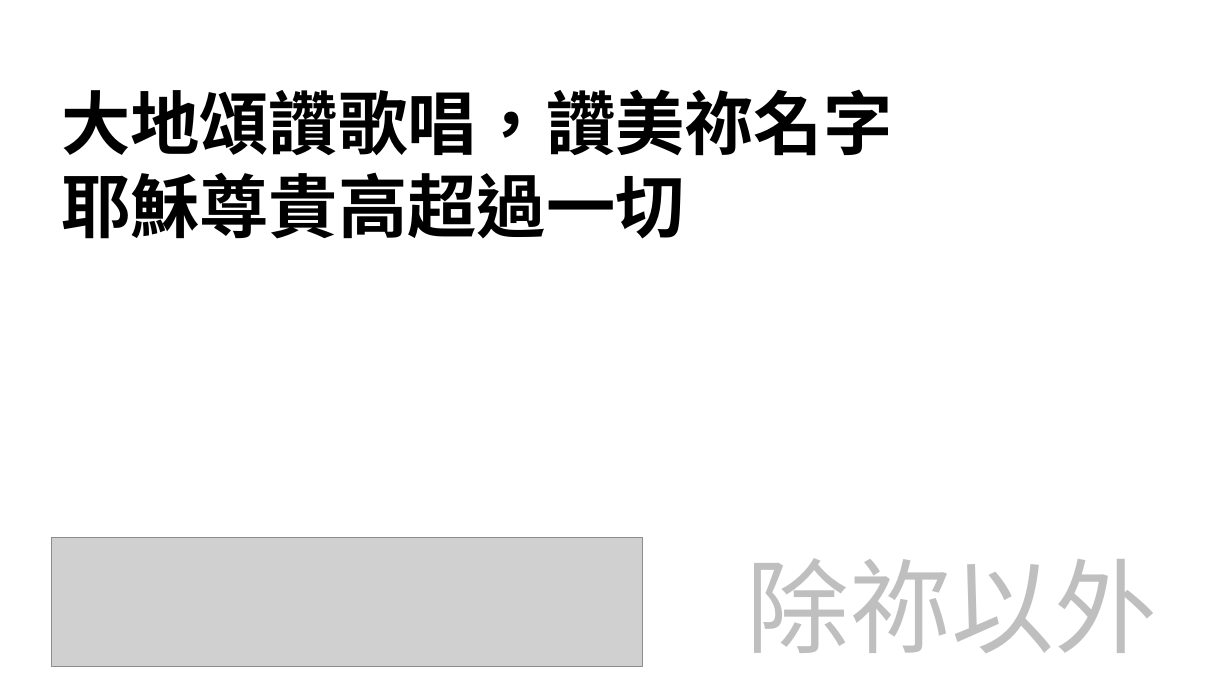
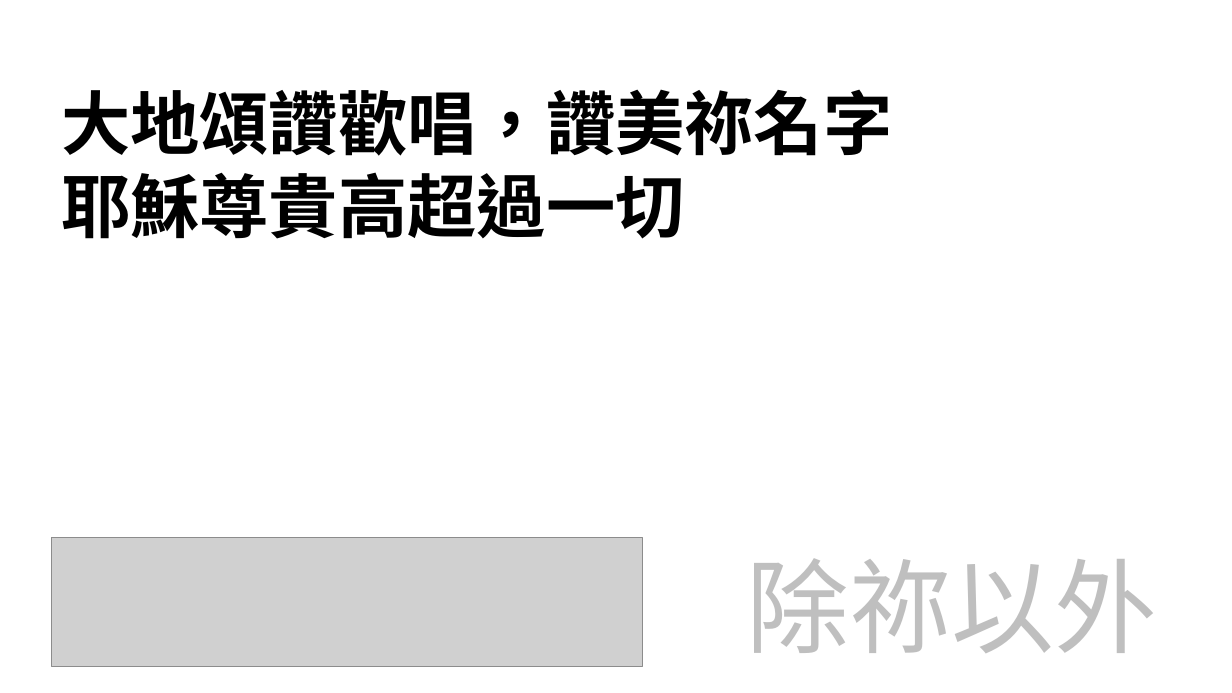
Before and after one commit to pangyan/ridiculands-references, a slide deck: slide 2 of hymns/20171008.pptx. Drawn at 1232x693 pixels with LibreOffice and Linux fonts; fonts in the diff are those of the drawing; grey boxes stand for pictures. Boxes give left, top, right and bottom in pixels: in the first picture for what was removed or moved away, otherwise in the second. Text is boxed around its words. In the diff, an @@ line names an element or a change of style, - is before the commit and + after.

```diff
--- a/hymns/20171008.pptx
+++ b/hymns/20171008.pptx
@@ text at (61, 89, 893, 156): text changed @@
-大地頌讚歌唱，讚美祢名字
+大地頌讚歡唱，讚美祢名字
```
Also in this commit, not shown: 3 other slides changed, 19 slides added.
